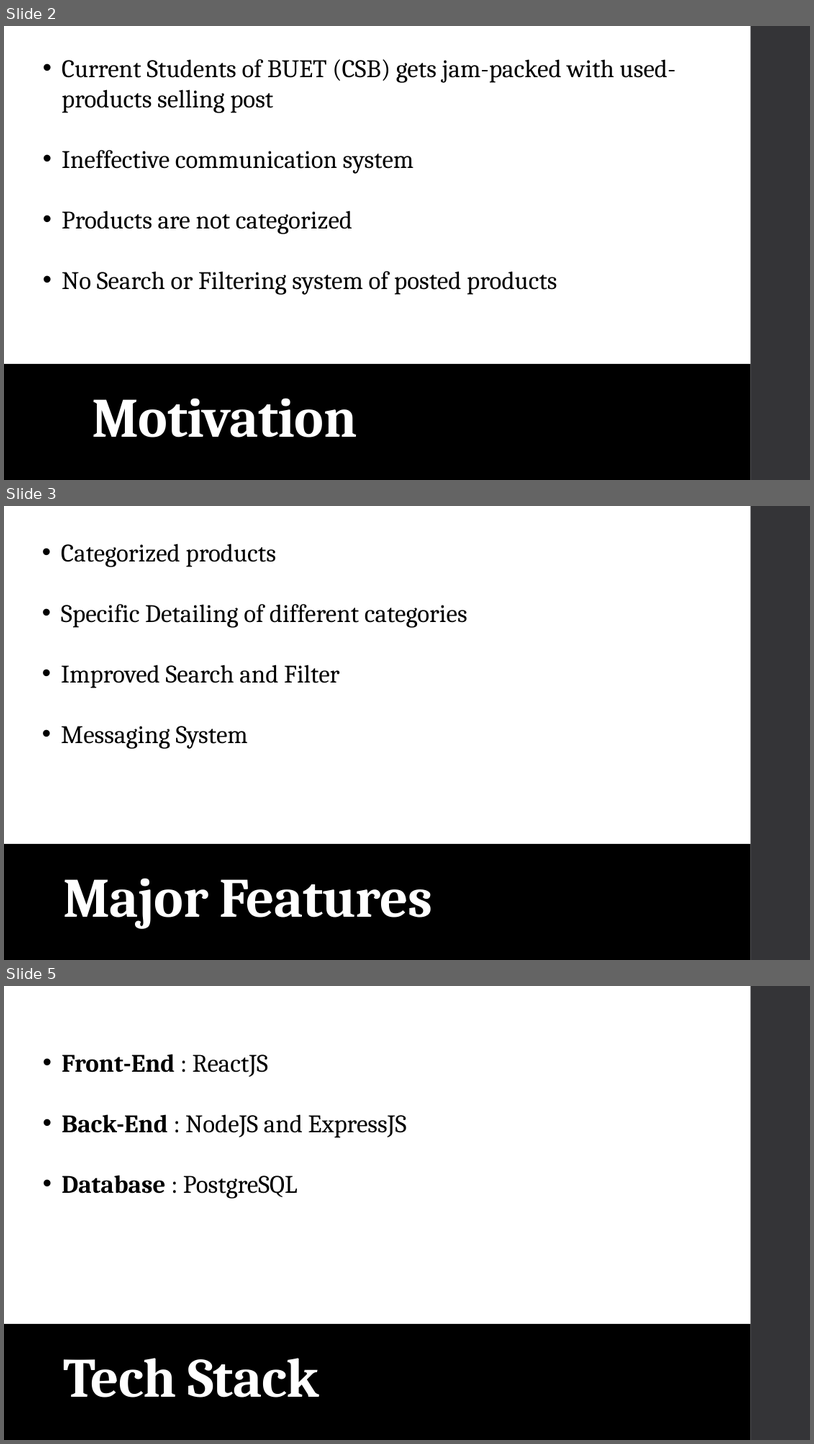
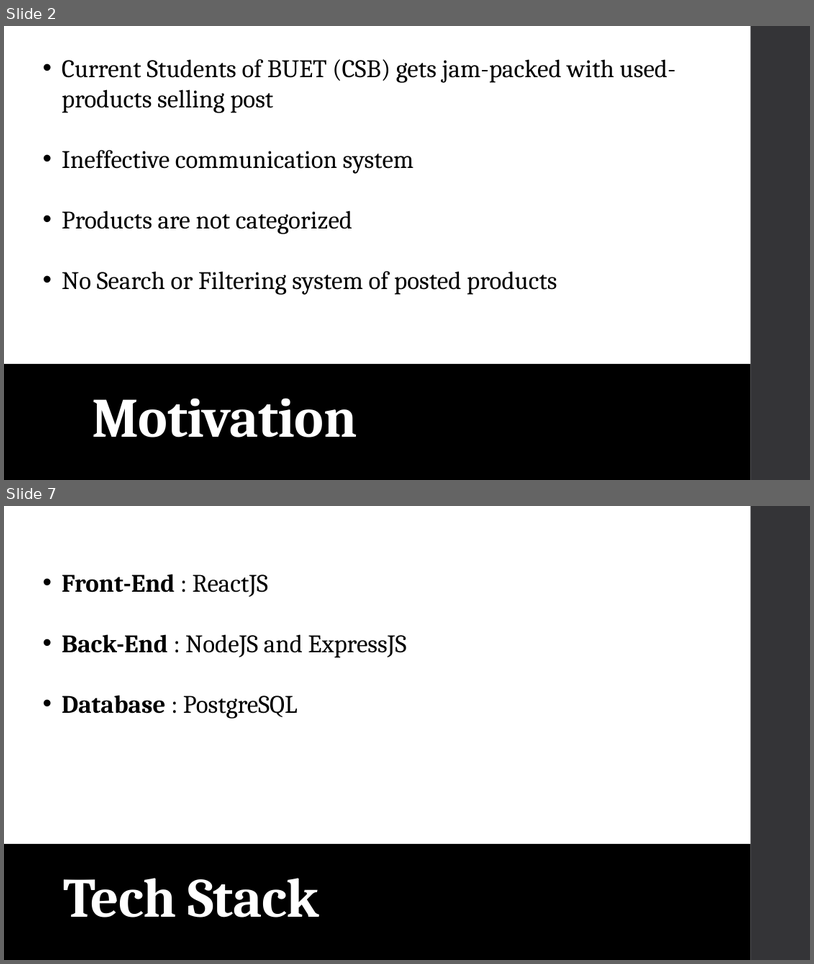
Before and after one commit to arifinnasif/TradeSpace, a slide deck: Project Scope/TradeSpace- Project scope.pptx. Shown one above the other, each under a label of ours: slides 2, 3 and 5 before the commit, slides 2 and 7 after it; the slides between them are not shown. The pictures are 814x1444 and 814x964 pixels, drawn with LibreOffice and Linux fonts; fonts in the diff are those of the drawing. Boxes give left, top, right and bottom in pixels: in the first picture for what was removed or moved away, otherwise in the second. Text is boxed around its words. In the diff, an @@ line names an element or a change of style, - is before the commit and + after.

```diff
--- a/Project Scope/TradeSpace- Project scope.pptx
+++ b/Project Scope/TradeSpace- Project scope.pptx
@@ slide 3 removed at [4, 506, 810, 960], background #FFFFFF; not listed: 2 template elements that a slide beside it also shows @@
@@ rectangle removed at [36, 534, 741, 800] @@
-• Categorized products
-• Specific Detailing of different categories
-• Improved Search and Filter
-• Messaging System
@@ title removed at [63, 878, 433, 929] @@
-Major Features
@@ what was slide 5 is now slide 7 @@
```
Also in this commit, not shown: 4 slides added, 1 other slide removed.
